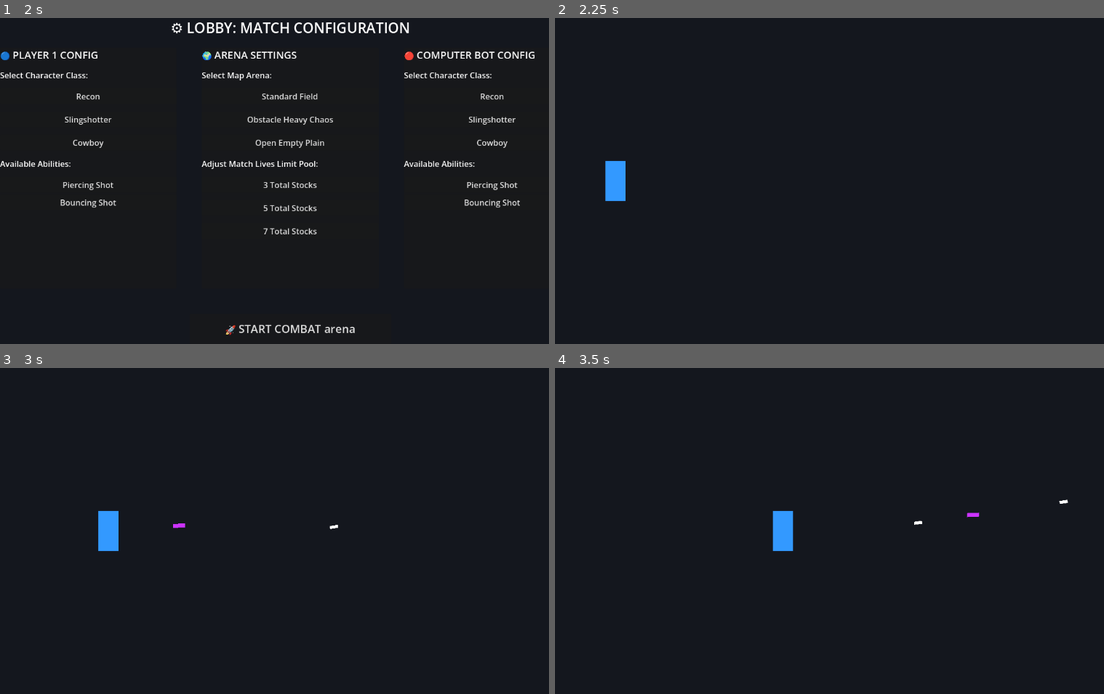
Above: before the commit, frames 1-4 (two rows, left to right).
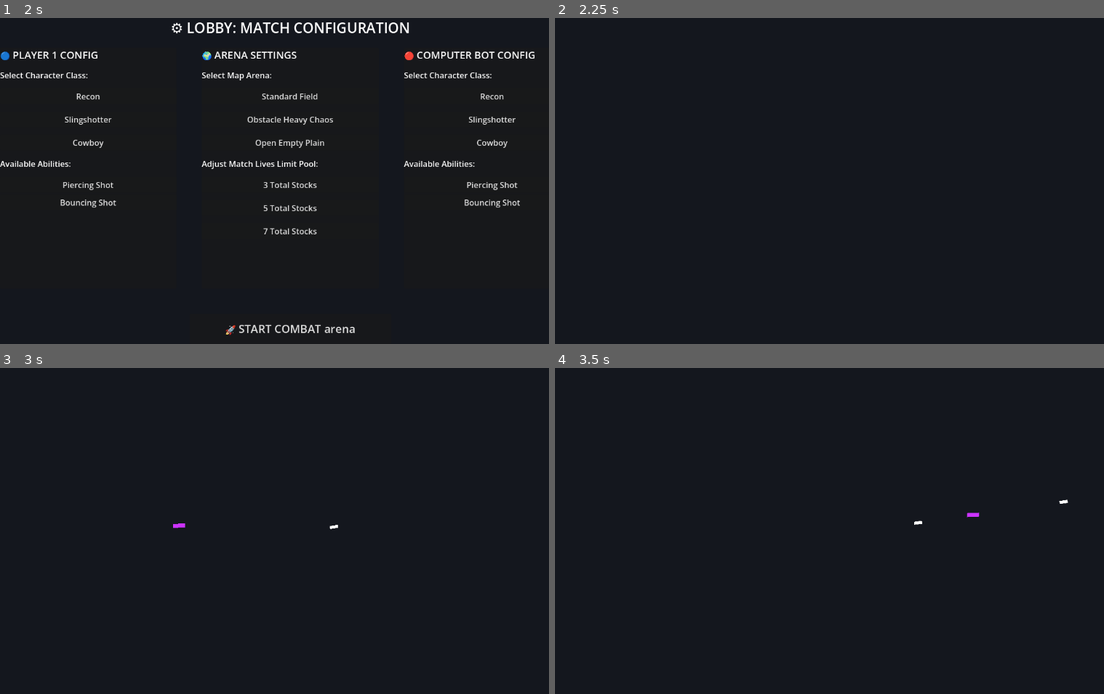
Above: after the commit, the same moments.

Repository: 548778-stack/Little-Duelers
Game: Godot game, scene res://CombatArena.tscn
Two runs of this game, one before a commit and one after it. Both use one fixed random seed, a clock stepped at 60 frames per second and the inputs below.
Inputs (mouse positions are in pixels of both pictures, inside the frame that each line leads up to):
- Up to frame 1 (2 s): click (290, 246) at 0.52 s; type "12" at 0.6 s; click "VS COMPUTER BOT (OFFLINE)" at 1.25 s
- Up to frame 2 (2.25 s): click "🚀 START COMBAT arena" at 2 s
- Up to frame 3 (3 s): tap Enter at 2.75 s; move the mouse to (417, 514) at 2.77 s; hold D (move_right) from 2.78 s (still down); hold Middle mouse button (attack_ability) from 2.78 s (still down)
- Up to frame 4 (3.5 s): keep holding D (move_right); keep holding Middle mouse button (attack_ability)

Frame 1 is identical in both runs. In frame 2, 0.5% of the frame differs, in the area x 9-13%, y 43-57%; in frame 3, 0.5%; in frame 4, 0.5%, in the area x 39-44%, y 43-57%.
Error before the commit: Out of bounds get index '0' (on base: 'PackedInt32Array') (res://CombatArena.gd:439)
Error after the commit: Out of bounds get index '0' (on base: 'PackedInt32Array') (res://CombatArena.gd:436)

Commit message:
fixed guest input and sync errors

Diff:
--- a/CombatArena.gd
+++ b/CombatArena.gd
@@ -402,68 +402,59 @@
 	var screen_width = get_viewport_rect().size.x
 	var screen_height = get_viewport_rect().size.y
 
-	player1 = CharacterBody2D.new()
-	player1.set_script(preload("res://Player.gd"))
-	add_child(player1)
-	player1.position = Vector2(120, screen_height / 2)
-
-	var p1_is_bot = false
-	player1.setup_player(1, p1_is_bot, p1_selected_character, p1_selected_skill)
-	player1.lives = starting_lives_setting
-
-	if multiplayer.multiplayer_peer != null:
-		player1.set_multiplayer_authority(1)
-
-	var p1_visual = ColorRect.new()
-	p1_visual.size = Vector2(40, 80)
-	p1_visual.position = Vector2(-20, -40)
-	p1_visual.color = Color(0.2, 0.6, 1.0)
-	player1.add_child(p1_visual)
-
-	var p1_collider = CollisionShape2D.new()
-	var p1_box = RectangleShape2D.new()
-	p1_box.size = Vector2(40, 80)
-	p1_collider.shape = p1_box
-	player1.add_child(p1_collider)
-
-	player2 = CharacterBody2D.new()
-	player2.set_script(preload("res://Player.gd"))
-	add_child(player2)
-	player2.position = Vector2(screen_width - 120, screen_height / 2)
-
-	var p2_is_bot = vs_ai_mode
-	player2.setup_player(2, p2_is_bot, p2_selected_character, p2_selected_skill)
-	player2.lives = starting_lives_setting
-
-	if multiplayer.multiplayer_peer != null:
-		var client_peer_id = multiplayer.get_peers()[0]
-		player2.set_multiplayer_authority(client_peer_id if not multiplayer.is_server() else 1)
-
-
-	var p2_visual = ColorRect.new()
-	p2_visual.size = Vector2(40, 80)
-	p2_visual.position = Vector2(-20, -40)
-	p2_visual.color = Color(1.0, 0.3, 0.3)
-	player2.add_child(p2_visual)
-
-	var p2_collider = CollisionShape2D.new()
-	var p2_box = RectangleShape2D.new()
-	p2_box.size = Vector2(40, 80)
-	p2_collider.shape = p2_box
-	player2.add_child(p2_collider)
-
-	# --- FIXED: SYNCHRONIZED ARENA SEED MAP LAYER ---
-	# Only the Host server computes the positions of the rock walls!
+	# Preload the scene instead of a script
+	var player_scene = preload("res://Player.tscn")
+
+	# ONLY THE HOST/SERVER SPAWNS THE PHYSICAL NODES
+	if multiplayer.is_server() or multiplayer.multiplayer_peer == null:
+		# --- SPAWN PLAYER 1 ---
+		player1 = player_scene.instantiate()
+		player1.name = "Player1"
+		add_child(player1) # MultiplayerSpawner automatically duplicates this to the guest!
+		player1.position = Vector2(120, screen_height / 2)
+		player1.setup_player(1, false, p1_selected_character, p1_selected_skill)
+		player1.lives = starting_lives_setting
+
+		if multiplayer.multiplayer_peer != null:
+			player1.set_multiplayer_authority(1)
+			# Add synchronizer
+			var sync1 = MultiplayerSynchronizer.new()
+			var config1 = SceneReplicationConfig.new()
+			config1.add_property(^":position")
+			sync1.replication_config = config1
+			player1.add_child(sync1)
+
+		# --- SPAWN PLAYER 2 ---
+		player2 = player_scene.instantiate()
+		player2.name = "Player2"
+		add_child(player2) # MultiplayerSpawner automatically duplicates this to the guest!
+		player2.position = Vector2(screen_width - 120, screen_height / 2)
+		player2.setup_player(2, vs_ai_mode, p2_selected_character, p2_selected_skill)
+		player2.lives = starting_lives_setting
+
+		if multiplayer.multiplayer_peer != null:
+			var client_peer_id = multiplayer.get_peers()[0]
+			player2.set_multiplayer_authority(client_peer_id)
+			# Add synchronizer
+			var sync2 = MultiplayerSynchronizer.new()
+			var config2 = SceneReplicationConfig.new()
+			config2.add_property(^":position")
+			sync2.replication_config = config2
+			player2.add_child(sync2)
+	# --- ALL MACHINES RUN CODE BELOW (HUD, Visuals, Map) ---
+	# Note: If your setup_player() function handles adding the ColorRect and Colliders,
+	# make sure it runs inside the Player.gd's _ready() function so the guest gets visuals too!
+
 	if multiplayer.multiplayer_peer == null or multiplayer.is_server():
 		var min_obs = 3 if selected_map == "Standard Field" else 6
 		var max_obs = 5 if selected_map == "Standard Field" else 9
-
 		if selected_map != "Open Empty Plain":
 			generate_and_sync_obstacles(screen_width, screen_height, min_obs, max_obs)
 
 	setup_hud(screen_width)
 	game_active = true
 	queue_redraw()
+
 
 # NEW RPC ENGINE: Broadcasts the exact obstacle coordinates from the host PC down to the Guest
 func generate_and_sync_obstacles(screen_width: float, screen_height: float, min_c: int, max_c: int) -> void:
@@ -593,6 +584,15 @@
 		p2_ability_bar.value = player2.get_ability_cooldown_percentage() * 100.0
 		for i in range(3): p2_bars[i].value = player2.get_individual_bar_progress(i) * 100.0
 
+
+	################## For debugging - checks guest input#########################
+	############################DELETE LATER######################################
+	if multiplayer.multiplayer_peer != null and multiplayer.is_server():
+		# Check if player2 exists before trying to print its position
+		if has_node("CharacterBody2D") or is_instance_valid(player2):
+			print("Host Node - Guest Player Position: ", player2.position)
+	##################################################################################
+
 func spawn_hit_particles(hit_position: Vector2, particle_color: Color) -> void:
 	var particles = CPUParticles2D.new()
 	add_child(particles)
--- a/CombatArena.tscn
+++ b/CombatArena.tscn
@@ -4,3 +4,7 @@
 
 [node name="CombatArena" type="Node2D" unique_id=688265992]
 script = ExtResource("1_qn7jf")
+
+[node name="MultiplayerSpawner" type="MultiplayerSpawner" parent="." unique_id=179887406]
+_spawnable_scenes = PackedStringArray("uid://b1k5ajbttqe0q")
+spawn_path = NodePath("..")
--- /dev/null
+++ b/Player.tscn
@@ -0,0 +1,6 @@
+[gd_scene format=3 uid="uid://b1k5ajbttqe0q"]
+
+[ext_resource type="Script" uid="uid://d3fkvkrftlltr" path="res://Player.gd" id="1_xhfnw"]
+
+[node name="CharacterBody2D" type="CharacterBody2D" unique_id=1470404912]
+script = ExtResource("1_xhfnw")
